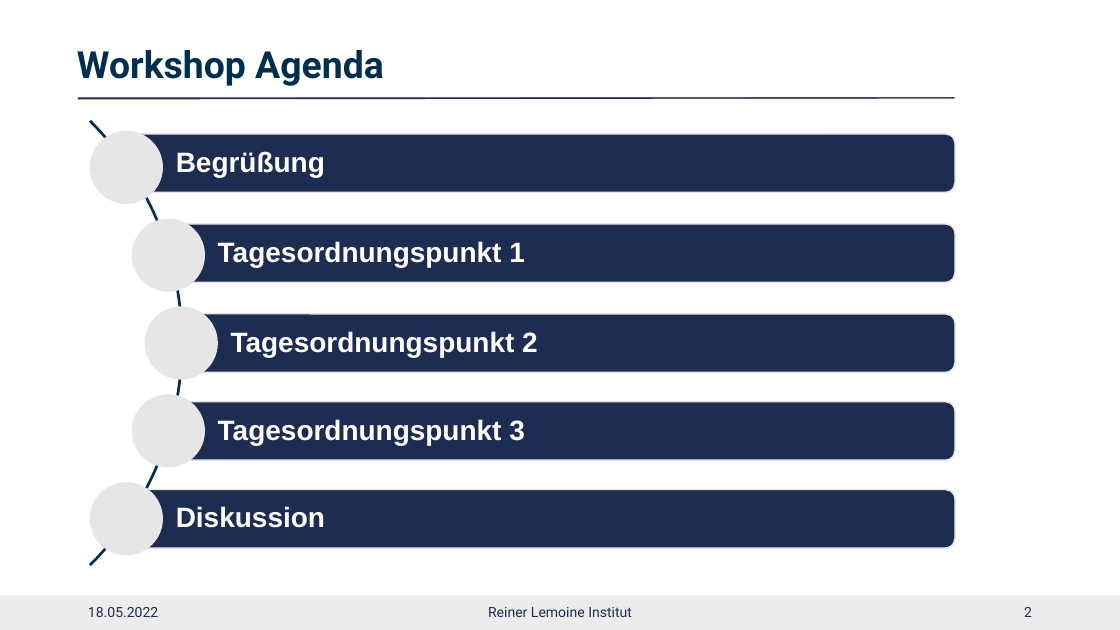
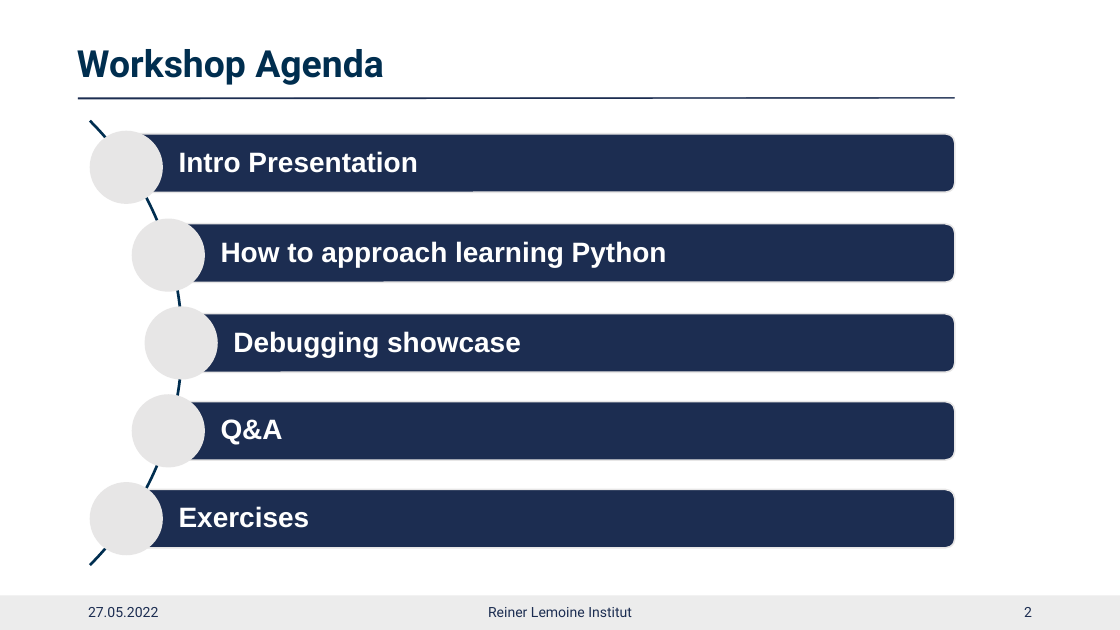
Before and after one commit to rl-institut/workshop, a slide deck: slide 2 of learn-python/presentations/2022-04-05_python_intro_draft.pptx. Drawn at 1120x630 pixels with LibreOffice and Linux fonts; fonts in the diff are those of the drawing; background and template pictures are left out. Boxes give left, top, right and bottom in pixels: in the first picture for what was removed or moved away, otherwise in the second. Text is boxed around its words. In the diff, an @@ line names an element or a change of style, - is before the commit and + after.

Commit message:
update presentation

```diff
--- a/learn-python/presentations/2022-04-05_python_intro_draft.pptx
+++ b/learn-python/presentations/2022-04-05_python_intro_draft.pptx
@@ text in rounded rectangle at [179,151,417,173]: text added @@
+Intro Presentation
@@ text in rounded rectangle at [221,241,667,267]: text added @@
+How to approach learning Python
@@ text in rounded rectangle at [233,331,521,357]: text added @@
+Debugging showcase
@@ text in rounded rectangle at [221,419,283,445]: text added @@
+Q&A
@@ proportions changed in 5 elements at [127,133,955,192], [168,224,954,282], [181,314,955,372], [168,402,954,460], [127,489,955,548] @@
@@ group removed at [176,151,538,528]: 5 texts @@
-Begrüßung
-Tagesordnungspunkt 1
-Tagesordnungspunkt 2
-Tagesordnungspunkt 3
-Diskussion
@@ text in rounded rectangle at [179,506,310,528]: text added @@
+Exercises
@@ text at [88,607,158,617]: text changed @@
-18.05.2022
+27.05.2022
```
Also in this commit, not shown: 5 other slides changed.
